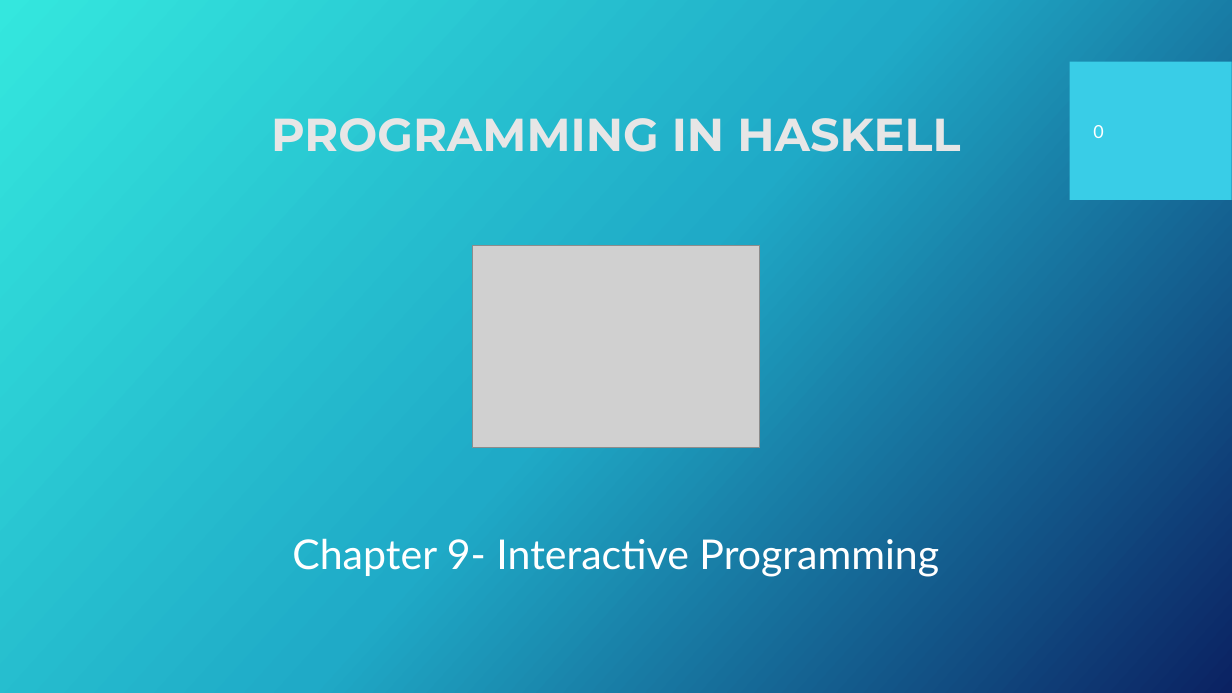
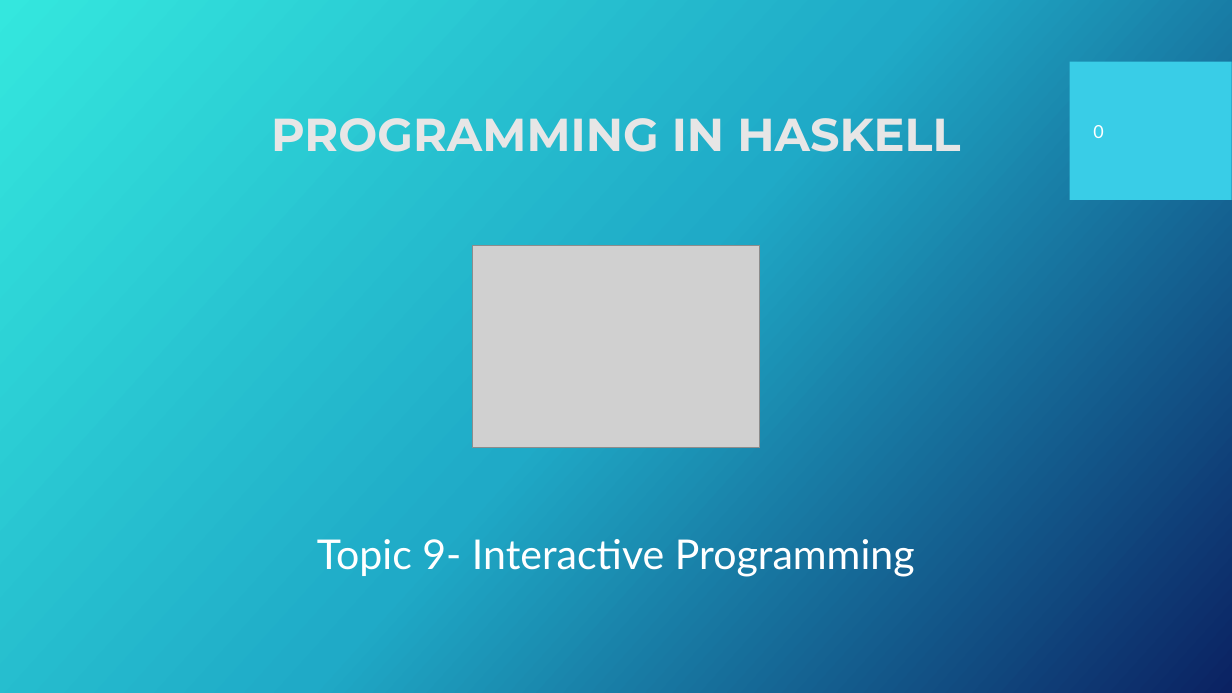
Before and after one commit to Fun-Prog-26/fun-prog-26, a slide deck: slide 1 of topic09-interactive-prog/unit-9a-lectures/talk-1/a-interactive-prog.pptx. Drawn at 1232x693 pixels with LibreOffice and Linux fonts; fonts in the diff are those of the drawing; grey boxes stand for pictures; background and template pictures are left out. Boxes give left, top, right and bottom in pixels: in the first picture for what was removed or moved away, otherwise in the second. Text is boxed around its words. In the diff, an @@ line names an element or a change of style, - is before the commit and + after.

Commit message:
updating topic 9 10

```diff
--- a/topic09-interactive-prog/unit-9a-lectures/talk-1/a-interactive-prog.pptx
+++ b/topic09-interactive-prog/unit-9a-lectures/talk-1/a-interactive-prog.pptx
@@ text at box(317, 539, 915, 577): text changed @@
-Chapter 9- Interactive Programming
+Topic 9- Interactive Programming
```
Also in this commit, not shown: 1 other slide changed, 19 other files.
